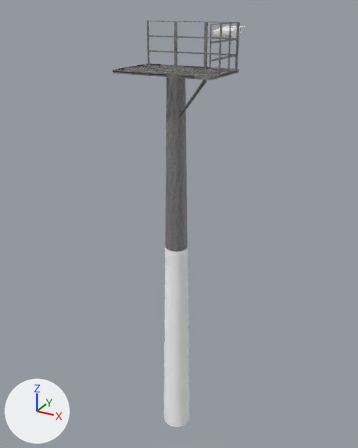
The glTF model PackageSources/Scenery/airport-lmml-malta/modelLibrary/LightPoleApron9Mid/LightPoleApron9Mid.gltf: old version first, new version second.
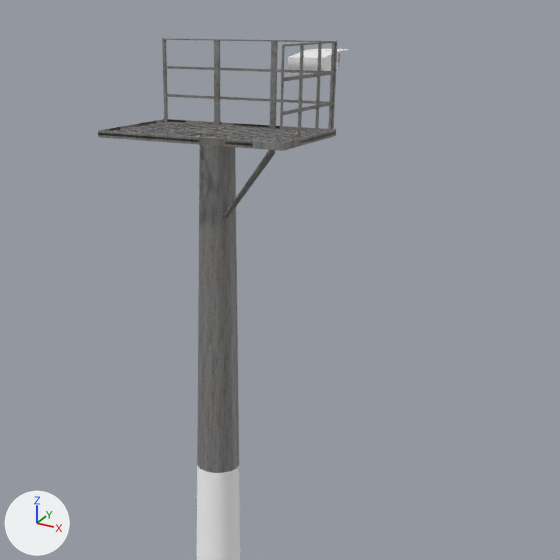
Each version is shown whole from a 50 mm lens placed at (8.3, -14.88, 17.01), pointed at (-0.17, 0.53, 9.31), then close up on the part from 17% to 100% of the width and 0% to 67% of the height. The axes (+X, +Y, +Z) are drawn at lower left. The lights are the same throughout. Where no turn or scale is listed for an object, it has been applied to the vertices. Vertices at the same position are counted once.

Names of what the first close-up shows: 'Floor Grating', 'Floor Holder', 'Light fixture', 'Long Banister', 'Main Pole', 'Short banister'.
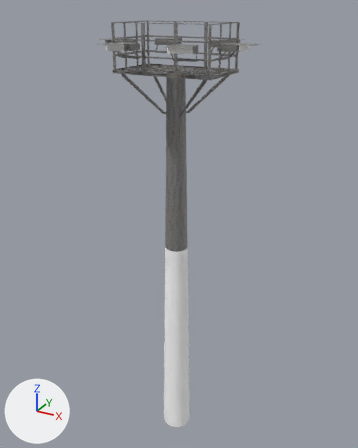
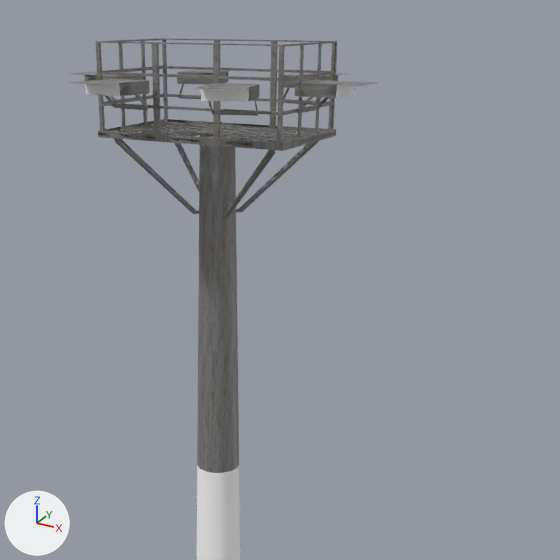
Where the change shows, as pixel boxes (x1, y1, x2, y2) in the close-ups (560 x 560 px):
'Long Banister', reshaped (38% wider, 13% taller): before (162, 38, 335, 131); after (96, 38, 335, 143)
'Short banister', reshaped (317% wider): before (280, 41, 337, 143); after (96, 38, 337, 143)
'Floor Holder', reshaped: before (222, 150, 276, 218); after (114, 138, 319, 218)
'Floodlight.007', added: after (194, 83, 260, 116)
'Floodlight.006', added: after (68, 79, 150, 110)
'Floodlight.008', added: after (295, 80, 379, 113)
'Light fixture', deleted: before (288, 49, 351, 74)
'Floodlight.001', added: after (177, 70, 228, 99)
'Floodlight', added: after (283, 73, 344, 105)
'Floodlight.002', added: after (71, 72, 142, 102)
part 1 of me_cylinder_002, added: after (114, 138, 200, 214)
part 2 of me_cylinder_002, added: after (236, 141, 319, 213)
part 3 of me_cylinder_002, added: after (175, 143, 199, 191)
part 4 of me_plane_005, added: after (96, 41, 284, 143)
part 5 of me_plane_005, added: after (162, 38, 335, 131)
part 6 of me_plane_003, added: after (96, 38, 164, 130)
part 7 of me_plane_003, added: after (280, 41, 337, 143)

Edits to the bpy script that builds the scene:
```text
Change me_cylinder_002:
    remove me_cylinder_002.from_pydata(...)  # 75 vertices, 146 faces; spans x -0.881..0.459, y -0.297..0.5, z -0.877..0.506
    add me_cylinder_002.from_pydata(...)  # 4328 vertices, 8640 faces; spans x -2.676..0.459, y -0.297..1.653, z -0.877..0.506
    me_cylinder_002 part 1: a new loose piece of 1082 vertices spanning x -2.676..-1.336, y -0.297..0.5, z -0.877..0.506, in mat_material_002 (picture img_metal_0081_color_4k)
    me_cylinder_002 part 2: a new loose piece of 1082 vertices spanning x -0.881..0.459, y 0.856..1.653, z -0.877..0.506, in mat_material_002 (picture img_metal_0081_color_4k)
    me_cylinder_002 part 3: a new loose piece of 1082 vertices spanning x -2.676..-1.336, y 0.856..1.653, z -0.877..0.506, in mat_material_002 (picture img_metal_0081_color_4k)
Change me_plane_005:
    remove me_plane_005.from_pydata(...)  # 104 vertices, 228 faces; spans x -1.72..1.72, y 0.0..0.06, z -0.75..0.75
    add me_plane_005.from_pydata(...)  # 3628 vertices, 7296 faces; spans x -1.73..1.73, y -2.07..0.06, z -0.75..0.75
    me_plane_005 part 4: a new loose piece of 1814 vertices spanning x -1.72..1.72, y -2.07..-2.01, z -0.75..0.75, in mat_material_002 (picture img_metal_0081_color_4k)
    me_plane_005 part 5: 1710 vertices added at x -1.73..1.73, y 0.0..0.06, z -0.75..0.75
Change me_plane_003:
    remove me_plane_003.from_pydata(...)  # 104 vertices, 228 faces; spans x 0.0..0.03, y -1.06..1.06, z -0.75..0.75
    add me_plane_003.from_pydata(...)  # 3628 vertices, 7296 faces; spans x -3.46..0.03, y -1.07..1.07, z -0.75..0.75
    me_plane_003 part 6: a new loose piece of 1814 vertices spanning x -3.46..-3.44, y -1.06..1.06, z -0.75..0.75, in mat_material_002 (picture img_metal_0081_color_4k)
    me_plane_003 part 7: 1710 vertices added at x 0.0..0.03, y -1.07..1.07, z -0.75..0.75
Remove ob_light_fixture:
    ob_light_fixture = bpy.data.objects.new('Light fixture', me_cube)
Add ob_floodlight_008:
    ob_floodlight_008 = bpy.data.objects.new('Floodlight.008', me_plane_013)  # 78 vertices, 163 faces; spans x -0.058..1.125, y -0.404..0.385, z -0.032..0.434; in mat_material_003 (picture img_metal_0081_color_4k), mat_material_001 (white #ffffff)
    ob_floodlight_008.location = (1.75, -0.12, 15.54)
Add ob_floodlight_007:
    ob_floodlight_007 = bpy.data.objects.new('Floodlight.007', me_plane_012)  # 78 vertices, 163 faces; spans x -0.382..0.644, y -1.173..0.138, z -0.032..0.434; in mat_material_003 (picture img_metal_0081_color_4k), mat_material_001 (white #ffffff)
    ob_floodlight_007.location = (0.98, -1.18, 15.54)
Add ob_floodlight_006:
    ob_floodlight_006 = bpy.data.objects.new('Floodlight.006', me_plane_011)  # 78 vertices, 163 faces; spans x -0.504..0.386, y -1.152..0.088, z -0.032..0.434; in mat_material_003 (picture img_metal_0081_color_4k), mat_material_001 (white #ffffff)
    ob_floodlight_006.location = (-1.01, -1.17, 15.54)
Add ob_floodlight_002:
    ob_floodlight_002 = bpy.data.objects.new('Floodlight.002', me_plane_009)  # 78 vertices, 163 faces; spans x -1.124..0.057, y -0.385..0.399, z -0.032..0.434; in mat_material_003 (picture img_metal_0081_color_4k), mat_material_001 (white #ffffff)
    ob_floodlight_002.location = (-1.8, -0.08, 15.54)
Add ob_floodlight_001:
    ob_floodlight_001 = bpy.data.objects.new('Floodlight.001', me_plane_004)  # 78 vertices, 163 faces; spans x -0.537..0.386, y -0.1..1.158, z -0.032..0.434; in mat_material_003 (picture img_metal_0081_color_4k), mat_material_001 (white #ffffff)
    ob_floodlight_001.location = (-1.03, 1.07, 15.54)
Add ob_floodlight:
    ob_floodlight = bpy.data.objects.new('Floodlight', me_plane_002)  # 78 vertices, 163 faces; spans x -0.386..0.497, y -0.085..1.15, z -0.032..0.434; in mat_material_003 (picture img_metal_0081_color_4k), mat_material_001 (white #ffffff)
    ob_floodlight.location = (1.08, 1.07, 15.54)
```
